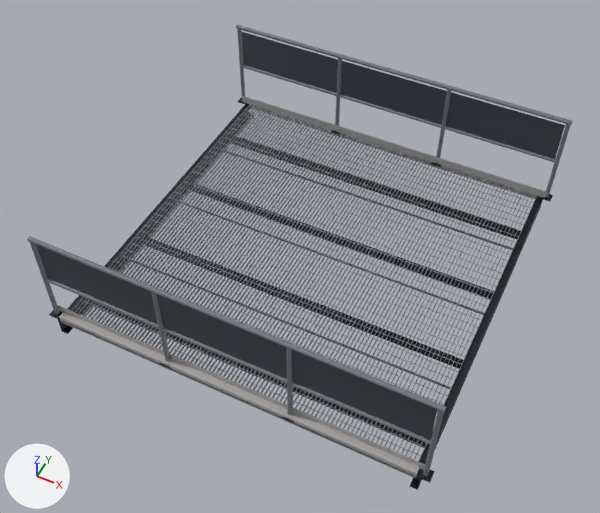
Renders of the glTF model game/assets/maps/foundry_gantry_walk.glb from each side of a commit.
Both versions are drawn from a 50 mm lens placed at (2.55, -5.53, 6.72), pointed at (-0.06, -0.29, 0.18). Arrows for +X, +Y and +Z are at lower left; the lights stay in place. The older version comes first. Where no turn or scale is listed for an object, it has been applied to the vertices.

The first picture shows 'walk_grating0', 'walk_grating1', 'walk_grating2', 'walk_grating3', 'walk_nose_n', 'walk_nose_p', 'walk_rail_n_infill', 'walk_rail_p_infill', 'walk_rail_p_rail_top', 'walk_stringer_n', 'walk_stringer_p', 'walk_transoms' and 9 more.
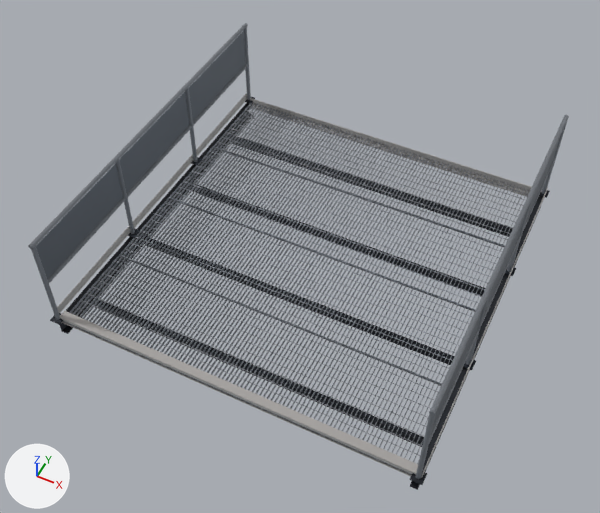
ob_walk_rail_n is not drawn itself; it is the parent of ob_walk_rail_n_posts, ob_walk_rail_n_post_caps, ob_walk_rail_n_rail_top, ob_walk_rail_n_rail_mid, ob_walk_rail_n_bases, ob_walk_rail_n_base_bolts, ob_walk_rail_n_toe, ob_walk_rail_n_infill.
ob_walk_rail_p is not drawn itself; it is the parent of ob_walk_rail_p_posts, ob_walk_rail_p_post_caps, ob_walk_rail_p_rail_top, ob_walk_rail_p_rail_mid, ob_walk_rail_p_bases, ob_walk_rail_p_base_bolts, ob_walk_rail_p_toe, ob_walk_rail_p_infill.

Pixel boxes (x1, y1, x2, y2) of what changed, in the pictures (600 x 513 px):
'walk_rail_n_infill', moved, turned
    before: (241, 32, 565, 159)
    after: (36, 31, 245, 280)
'walk_rail_p_infill', moved, turned
    before: (36, 245, 437, 440)
    after: (431, 135, 561, 433)
'walk_rail_p_rail_top', moved, turned
    before: (27, 236, 446, 412)
    after: (429, 115, 569, 415)
'walk_rail_n_toe', moved, turned
    before: (242, 96, 547, 198)
    after: (57, 93, 247, 313)
'walk_rail_n_rail_top', moved, turned
    before: (236, 25, 573, 125)
    after: (28, 23, 248, 249)
'walk_rail_p_posts', moved, turned
    before: (30, 242, 444, 476)
    after: (416, 122, 567, 479)
'walk_rail_n_posts', moved, turned
    before: (237, 28, 571, 198)
    after: (31, 27, 251, 320)
'walk_rail_p_rail_mid', moved, turned
    before: (45, 278, 431, 445)
    after: (429, 157, 556, 443)
'walk_rail_n_rail_mid', moved, turned
    before: (242, 65, 556, 162)
    after: (48, 64, 248, 283)
'walk_rail_p_toe', moved, turned
    before: (57, 305, 425, 470)
    after: (421, 187, 548, 478)
'walk_rail_p_bases', moved, turned
    before: (49, 309, 435, 483)
    after: (410, 190, 550, 485)
'walk_rail_n_bases', moved, turned
    before: (238, 97, 553, 202)
    after: (50, 97, 255, 325)
'walk_rail_p_base_bolts', moved, turned
    before: (54, 314, 426, 479)
    after: (413, 192, 548, 479)
'walk_nose_n', unchanged, uncovered by the edit
    before: (251, 98, 541, 199)
    after: (250, 98, 542, 197)

The change in detail:
Object 'walk_rail_n' (ob_walk_rail_n) moves from (0.0, 1.95, 0.0) to (-1.95, 0.0, 0.0).
Object 'walk_rail_n' (ob_walk_rail_n) turns from (0, 0, 180) to (0, 0, 90) degrees about x, y and z.
Object 'walk_rail_p' (ob_walk_rail_p) moves from (0.0, -1.95, 0.0) to (1.95, 0.0, 0.0).
Object 'walk_rail_p' (ob_walk_rail_p) turns from (0, 0, 0) to (0, 0, -90) degrees about x, y and z.
